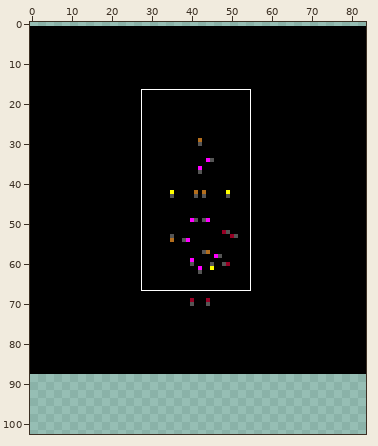
Two states of a sprite sheet, maps/lebac_gates.png. Above: a wide view before the commit, with the close-up outlined.
Close-up. The starting point:
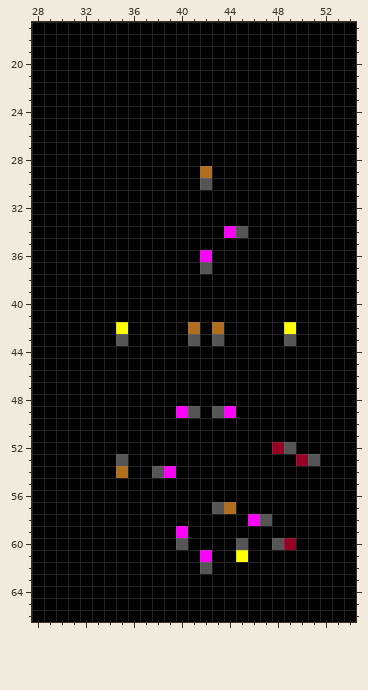
The file is 84x87 pixels. Shown: x 28..54, y 17..66. The old version is drawn lined up with the new one, on the new canvas. The commit also changed other parts of the picture, which this record leaves out.
Now the later version:
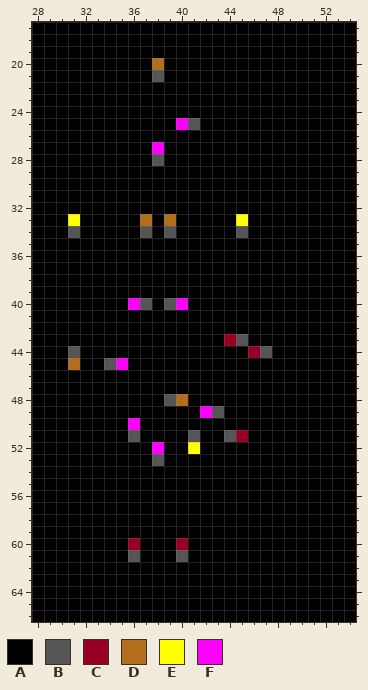
Palette (. is transparent): A #000000  B #555555  C #970024  D #b36e1d  E #ffff00  F #ff00ff
Difference:
canvas 84x87 -> 84x103, the old top-left corner now at 0,1
@@ x 36..40 @@
 19 AAAAA
-20 AAAAA
-21 AAAAA
+20 AADAA
+21 AABAA
 22 AAAAA
@@ x 28..54 @@
 24 AAAAAAAAAAAAAAAAAAAAAAAAAAA
-25 AAAAAAAAAAAAAAAAAAAAAAAAAAA
+25 AAAAAAAAAAAAFBAAAAAAAAAAAAA
 26 AAAAAAAAAAAAAAAAAAAAAAAAAAA
-27 AAAAAAAAAAAAAAAAAAAAAAAAAAA
-28 AAAAAAAAAAAAAAAAAAAAAAAAAAA
-29 AAAAAAAAAAAAAADAAAAAAAAAAAA
-30 AAAAAAAAAAAAAABAAAAAAAAAAAA
+27 AAAAAAAAAAFAAAAAAAAAAAAAAAA
+28 AAAAAAAAAABAAAAAAAAAAAAAAAA
+29 AAAAAAAAAAAAAAAAAAAAAAAAAAA
+30 AAAAAAAAAAAAAAAAAAAAAAAAAAA
 31 AAAAAAAAAAAAAAAAAAAAAAAAAAA
 32 AAAAAAAAAAAAAAAAAAAAAAAAAAA
-33 AAAAAAAAAAAAAAAAAAAAAAAAAAA
-34 AAAAAAAAAAAAAAAAFBAAAAAAAAA
+33 AAAEAAAAADADAAAAAEAAAAAAAAA
+34 AAABAAAAABABAAAAABAAAAAAAAA
 35 AAAAAAAAAAAAAAAAAAAAAAAAAAA
-36 AAAAAAAAAAAAAAFAAAAAAAAAAAA
-37 AAAAAAAAAAAAAABAAAAAAAAAAAA
+36 AAAAAAAAAAAAAAAAAAAAAAAAAAA
+37 AAAAAAAAAAAAAAAAAAAAAAAAAAA
 38 AAAAAAAAAAAAAAAAAAAAAAAAAAA
 39 AAAAAAAAAAAAAAAAAAAAAAAAAAA
-40 AAAAAAAAAAAAAAAAAAAAAAAAAAA
+40 AAAAAAAAFBABFAAAAAAAAAAAAAA
 41 AAAAAAAAAAAAAAAAAAAAAAAAAAA
-42 AAAAAAAEAAAAADADAAAAAEAAAAA
-43 AAAAAAABAAAAABABAAAAABAAAAA
-44 AAAAAAAAAAAAAAAAAAAAAAAAAAA
-45 AAAAAAAAAAAAAAAAAAAAAAAAAAA
+42 AAAAAAAAAAAAAAAAAAAAAAAAAAA
+43 AAAAAAAAAAAAAAAACBAAAAAAAAA
+44 AAABAAAAAAAAAAAAAACBAAAAAAA
+45 AAADAABFAAAAAAAAAAAAAAAAAAA
 46 AAAAAAAAAAAAAAAAAAAAAAAAAAA
 47 AAAAAAAAAAAAAAAAAAAAAAAAAAA
-48 AAAAAAAAAAAAAAAAAAAAAAAAAAA
-49 AAAAAAAAAAAAFBABFAAAAAAAAAA
-50 AAAAAAAAAAAAAAAAAAAAAAAAAAA
-51 AAAAAAAAAAAAAAAAAAAAAAAAAAA
-52 AAAAAAAAAAAAAAAAAAAACBAAAAA
-53 AAAAAAABAAAAAAAAAAAAAACBAAA
-54 AAAAAAADAABFAAAAAAAAAAAAAAA
+48 AAAAAAAAAAABDAAAAAAAAAAAAAA
+49 AAAAAAAAAAAAAAFBAAAAAAAAAAA
+50 AAAAAAAAFAAAAAAAAAAAAAAAAAA
+51 AAAAAAAABAAAABAABCAAAAAAAAA
+52 AAAAAAAAAAFAAEAAAAAAAAAAAAA
+53 AAAAAAAAAABAAAAAAAAAAAAAAAA
+54 AAAAAAAAAAAAAAAAAAAAAAAAAAA
 55 AAAAAAAAAAAAAAAAAAAAAAAAAAA
 56 AAAAAAAAAAAAAAAAAAAAAAAAAAA
-57 AAAAAAAAAAAAAAABDAAAAAAAAAA
-58 AAAAAAAAAAAAAAAAAAFBAAAAAAA
-59 AAAAAAAAAAAAFAAAAAAAAAAAAAA
-60 AAAAAAAAAAAABAAAABAABCAAAAA
-61 AAAAAAAAAAAAAAFAAEAAAAAAAAA
-62 AAAAAAAAAAAAAABAAAAAAAAAAAA
+57 AAAAAAAAAAAAAAAAAAAAAAAAAAA
+58 AAAAAAAAAAAAAAAAAAAAAAAAAAA
+59 AAAAAAAAAAAAAAAAAAAAAAAAAAA
+60 AAAAAAAACAAACAAAAAAAAAAAAAA
+61 AAAAAAAABAAABAAAAAAAAAAAAAA
+62 AAAAAAAAAAAAAAAAAAAAAAAAAAA
 63 AAAAAAAAAAAAAAAAAAAAAAAAAAA
Changed places in both close-ups, as pixel boxes (x1, y1, x2, y2):
changed: (68, 58, 320, 574)
